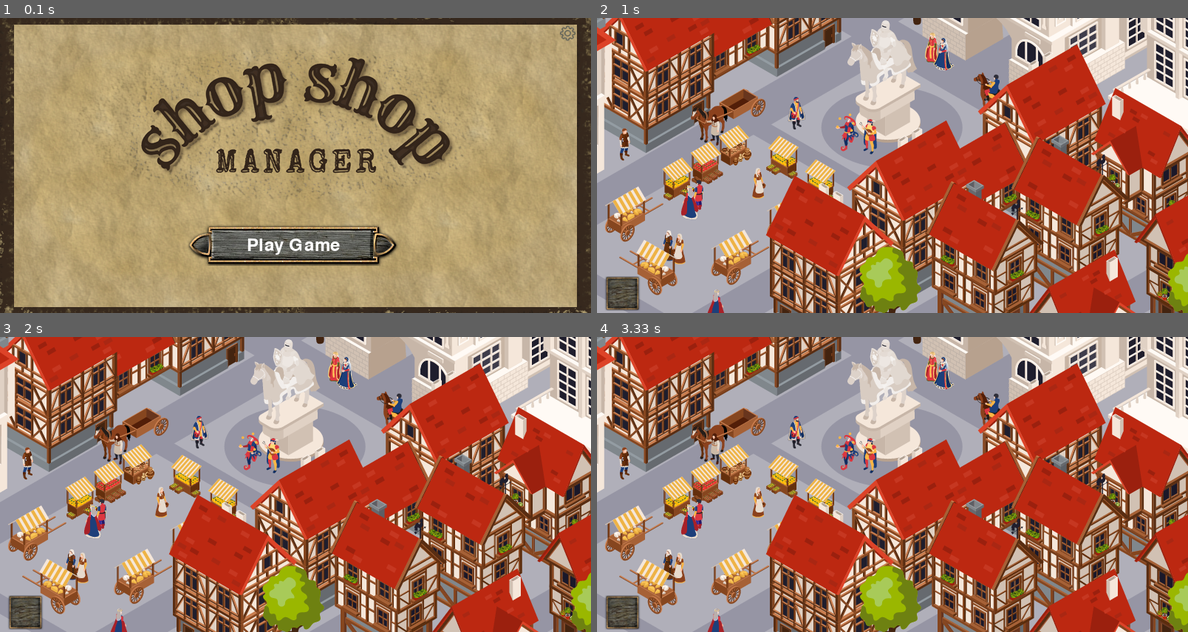
Above: before the commit, frames 1-4 (two rows, left to right).
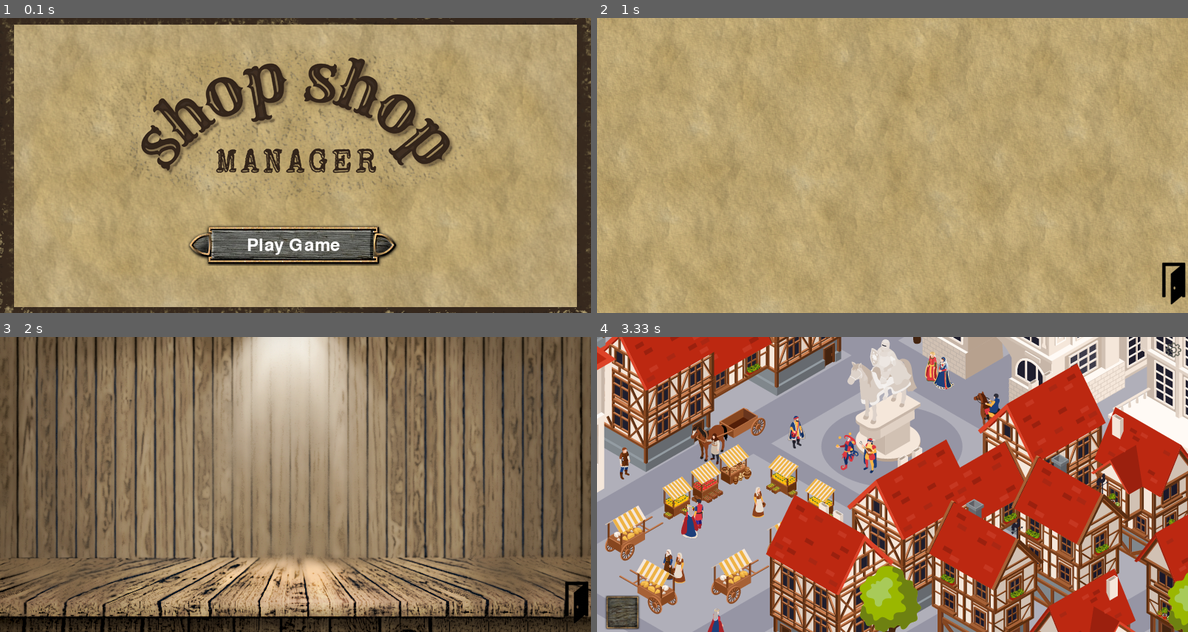
Above: after the commit, the same moments.

Repository: snoozleEmily/shop_shop_manager
Game: pygame game, started from src/main.py
Same seed, same stepped clock (60 frames per second), same inputs: the game is played once before the commit and once after it.
Inputs (mouse positions are in pixels of both pictures, inside the frame that each line leads up to):
- Up to frame 1 (0.1 s): no input
- Up to frame 2 (1 s): click "Play Game" at 0.38 s; click (1176, 29) at 0.72 s
- Up to frame 3 (2 s): click (567, 602) at 1.22 s; click (23, 611) at 1.72 s
- Up to frame 4 (3.33 s): click (1164, 602) at 2.22 s

The runs differ from the first frame. In frame 1, less than 0.1% of the frame differs, in the area x 94-98%, y 2-8%; in frame 2, 99%, in the area x 0-100%, y 0-100%; in frame 3, 97%; in frame 4, less than 0.1%.

Commit message:
Moved Settings To Town
- The settings clickable is now in the town scene and no longer on the initial screen.
- Changed the `identifier_type` parameter name to `type_tag`.

Diff:
--- a/src/gameplay.py
+++ b/src/gameplay.py
@@ -1,22 +1,34 @@
 import pygame
 import scenes
+from settings import *
 from ui_controls import *
 from shop_scene import *
 
 # Main game logic/gamyplay here
-box = Clickable(10, 350, text = None, identifier_type='box')
+box = Clickable(10, 350, text = None, type_tag='box')
+settings_button = Clickable(770, 7, text = None, type_tag='settings')
 town_background_image = pygame.image.load(r"D:\Projects\Python-studies\shop_shop_manager\images\backgrounds\town_background_one.png")
 
-def main_game(screen, event, update_scene=shop_scene):
+def main_game(display_surface, mouse_event, update_scene=None):
     if scenes.in_shop:
-        update_scene(screen, event)
+        update_scene=render_shop_scene
+        update_scene(display_surface, mouse_event)
+
+    elif scenes.in_settings:
+        update_scene=render_settings_scene
+        update_scene(display_surface, mouse_event)
+
     else:
-        screen.blit(town_background_image, (0, 0))
-        box.draw_image(screen)
+        display_surface.blit(town_background_image, (0, 0))
 
-        # Handle box click event
-        if box.update_state(event, update_scene):
-            scenes.in_shop = True  # Switch to shop scene
+        box.draw_image(display_surface)
+        settings_button.draw_image(display_surface)
+
+        if box.update_state(mouse_event, update_scene):
+            scenes.in_shop, scenes.in_town = True, False  # Switch to shop scene
+
+        elif settings_button.update_state(mouse_event, update_scene):
+            scenes.in_settings, scenes.in_town = True, False  # Switch to settings scene
 
     # Update display to show the new frame
     pygame.display.flip()
--- a/src/initial_menu.py
+++ b/src/initial_menu.py
@@ -1,12 +1,11 @@
 import pygame
-import settings
+
 import scenes
 from ui_controls import *
 
 # Initialize button
 pygame.font.init()
-button = Clickable(254, 280, "Play Game", identifier_type='button')
-settings_button = Clickable(758, 10, text = None, identifier_type='settings')
+button = Clickable(254, 280, "Play Game", type_tag='button')
 main_background_image = pygame.image.load(r"D:\Projects\Python-studies\shop_shop_manager\images\backgrounds\shop_shop_manager.png")
 
 def handle_game_start(mouse_event):
@@ -17,19 +16,10 @@
             return True  # Starts the game
     return False
 
-def render_initial_screen(display_surface, mouse_event, update_scene=settings.render_settings_screen):
-    if settings_button.update_state(mouse_event, update_scene):
-        scenes.in_settings, scenes.in_town = True, False
+def render_initial_screen(display_surface, mouse_event, update_scene=None):
 
-    elif scenes.in_settings:
-        update_scene(display_surface)
-        button.enabler()
+    button.update_state(mouse_event, update_scene)
 
-    else:
-        button.update_state(mouse_event, update_scene)
-        settings_button.update_state(mouse_event, update_scene=None)
-
-        # Draw everything on the screen
-        display_surface.blit(main_background_image, (0, 0))
-        button.draw_image(display_surface)
-        settings_button.draw_image(display_surface)
+    # Draw everything on the screen
+    display_surface.blit(main_background_image, (0, 0))
+    button.draw_image(display_surface)
--- a/src/settings.py
+++ b/src/settings.py
@@ -1,9 +1,16 @@
 import pygame
+import scenes
 from ui_controls import *
 
+exit_scene = Clickable(740, 330, text = None, type_tag='exit_scene')
 paper_background_image = pygame.image.load(r"D:\Projects\Python-studies\shop_shop_manager\images\backgrounds\paper_background.png")
 
-def render_settings_screen(display_surface):
+def render_settings_scene(display_surface, mouse_event, update_scene=None):
     display_surface.blit(paper_background_image, (0, 0))
 
+    exit_scene.draw_image(display_surface)
+
+    if exit_scene.update_state(mouse_event, update_scene):
+        scenes.in_town, scenes.in_settings = True, False
+
     pygame.display.flip()
--- a/src/shop_scene.py
+++ b/src/shop_scene.py
@@ -2,15 +2,14 @@
 import scenes
 from ui_controls import *
 
-exit_scene = Clickable(740, 330, text = None, identifier_type='exit_scene')
+exit_scene = Clickable(740, 330, text = None, type_tag='exit_scene')
 shop_background_image = pygame.image.load(r"D:\Projects\Python-studies\shop_shop_manager\images\backgrounds\shop_background.png")
 
-def shop_scene(screen, mouse_event, update_scene=None):
-    screen.blit(shop_background_image, (0, 0))
+def render_shop_scene(display_surface, mouse_event, update_scene=None):
+    display_surface.blit(shop_background_image, (0, 0))
 
-    exit_scene.draw_image(screen)
+    exit_scene.draw_image(display_surface)
 
-    # Handle exit_scene click event
     if exit_scene.update_state(mouse_event, update_scene):
         scenes.in_town, scenes.in_shop = True, False
 
--- a/src/ui_controls.py
+++ b/src/ui_controls.py
@@ -5,7 +5,7 @@
 pygame.mixer.init()
 
 class Clickable:
-    def __init__(self, x, y, text, identifier_type):
+    def __init__(self, x, y, text, type_tag):
         """
         Initializes a clickable object with its position, type, and specific attributes
 
@@ -17,7 +17,7 @@
         self.x = x
         self.y = y
         self.text = text
-        self.identifier_type = identifier_type
+        self.identifier_type = type_tag
 
         self.current_frame_index = 0
         self.last_frame_time = time.time()
@@ -25,7 +25,7 @@
         self.enabled, self.toggled, self.toggle_count = True, False, 0
         self.has_hover = False
 
-        if identifier_type == 'button':
+        if type_tag == 'button':
             self.has_hover = True
             self.default_image = pygame.image.load(r"D:\Projects\Python-studies\shop_shop_manager\images\clickables\button_image.png")
             self.hover_image = pygame.image.load(r"D:\Projects\Python-studies\shop_shop_manager\images\clickables\button_image_hover.png")
@@ -36,7 +36,7 @@
             self.font = pygame.font.Font(None, 36)
             self.text_surface = self.font.render(text, True, (255, 255, 255))
 
-        elif identifier_type == 'exit_scene':
+        elif type_tag == 'exit_scene':
             self.has_hover = True
             self.default_image = pygame.image.load(r"D:\Projects\Python-studies\shop_shop_manager\images\clickables\exit_scene_default_image.png")
             self.hover_image = pygame.image.load(r"D:\Projects\Python-studies\shop_shop_manager\images\clickables\exit_scene_hover_image.png")
@@ -44,14 +44,14 @@
             self.click_sound = pygame.mixer.Sound(r"D:\Projects\Python-studies\shop_shop_manager\music\sound_effects\exit_scene_click.mp3")
             self.click_delay = 1
 
-        elif identifier_type == 'box':
+        elif type_tag == 'box':
             self.default_image = pygame.image.load(r"D:\Projects\Python-studies\shop_shop_manager\images\clickables\box.png")
             #self.hover_image = None // Should I add a hover effect for the box too?
 
             self.click_sound = pygame.mixer.Sound(r"D:\Projects\Python-studies\shop_shop_manager\music\sound_effects\box_click.mp3")
             self.click_delay = 0.8
 
-        elif identifier_type == 'settings':
+        elif type_tag == 'settings':
             self.has_hover = True
             self.default_image = pygame.image.load(r"D:\Projects\Python-studies\shop_shop_manager\images\clickables\settings_default.png")
             self.hover_images = gif_frames.handle_gif_frames(r"D:\Projects\Python-studies\shop_shop_manager\images\clickables\settings_hover.gif")
@@ -65,6 +65,9 @@
 
         self.last_click_time = time.time() - self.click_delay  # Allow immediate first click
 
+    '''
+    Do I really need this?
+
     def enabler(self):
         if self.toggle_count > 0: # Checks if it's the first call
             self.toggled = False
@@ -74,7 +77,7 @@
             self.enabled = not self.enabled
             self.toggled = True
             print(self.enabled)
-
+    '''
 
     def is_hovered(self):
         mouse_position = pygame.mouse.get_pos()
@@ -110,7 +113,6 @@
                         self.click_sound.play()
                         self.last_click_time = current_time
 
-                        # Updates the scene by returning bool: True if the object was clicked
-                        if self.toggled:
-                            return True
+                        # Updates the scene by returning bool: True if the object was clicked:
+                        return True
             return False
Not shown, changed: src/todos.md
